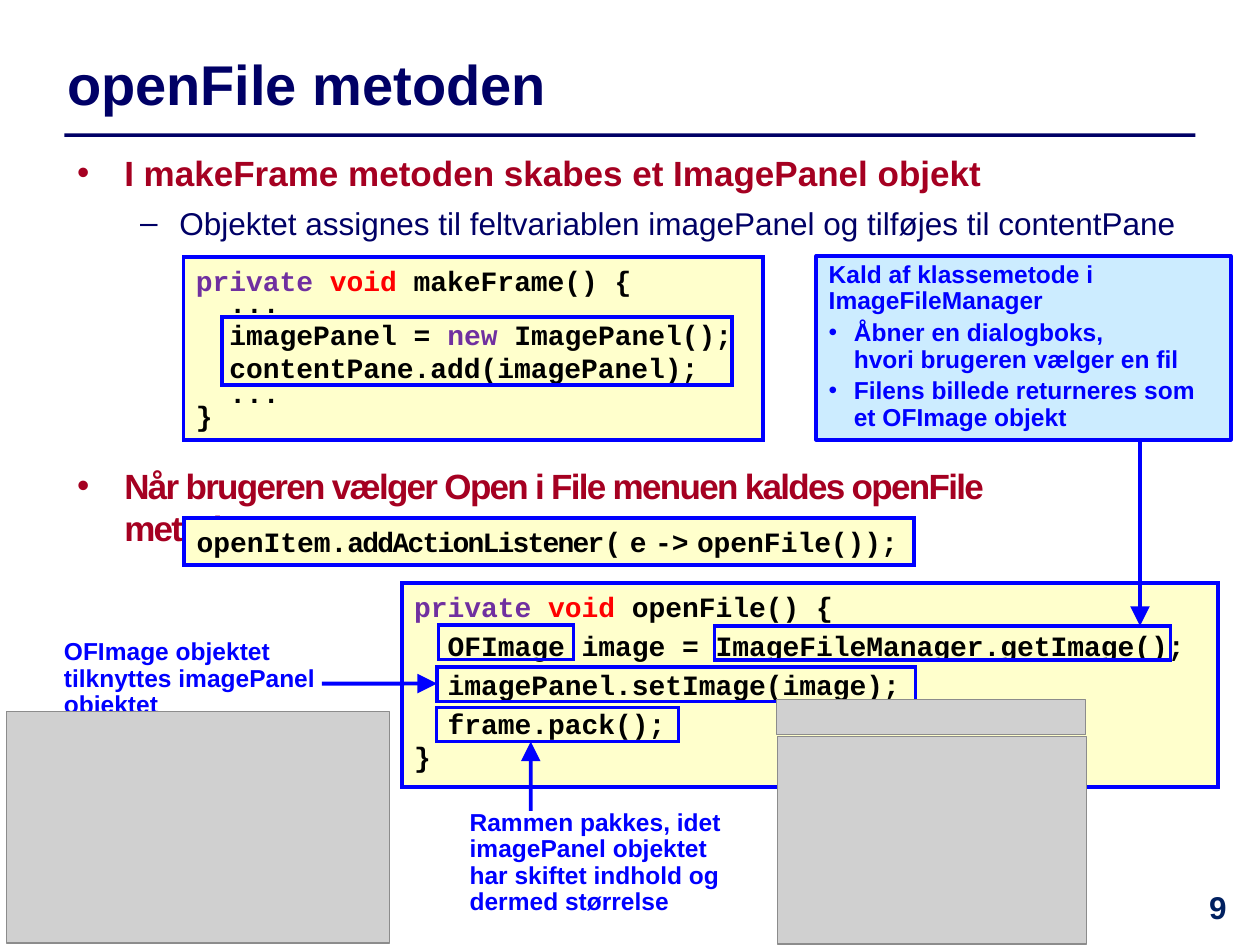
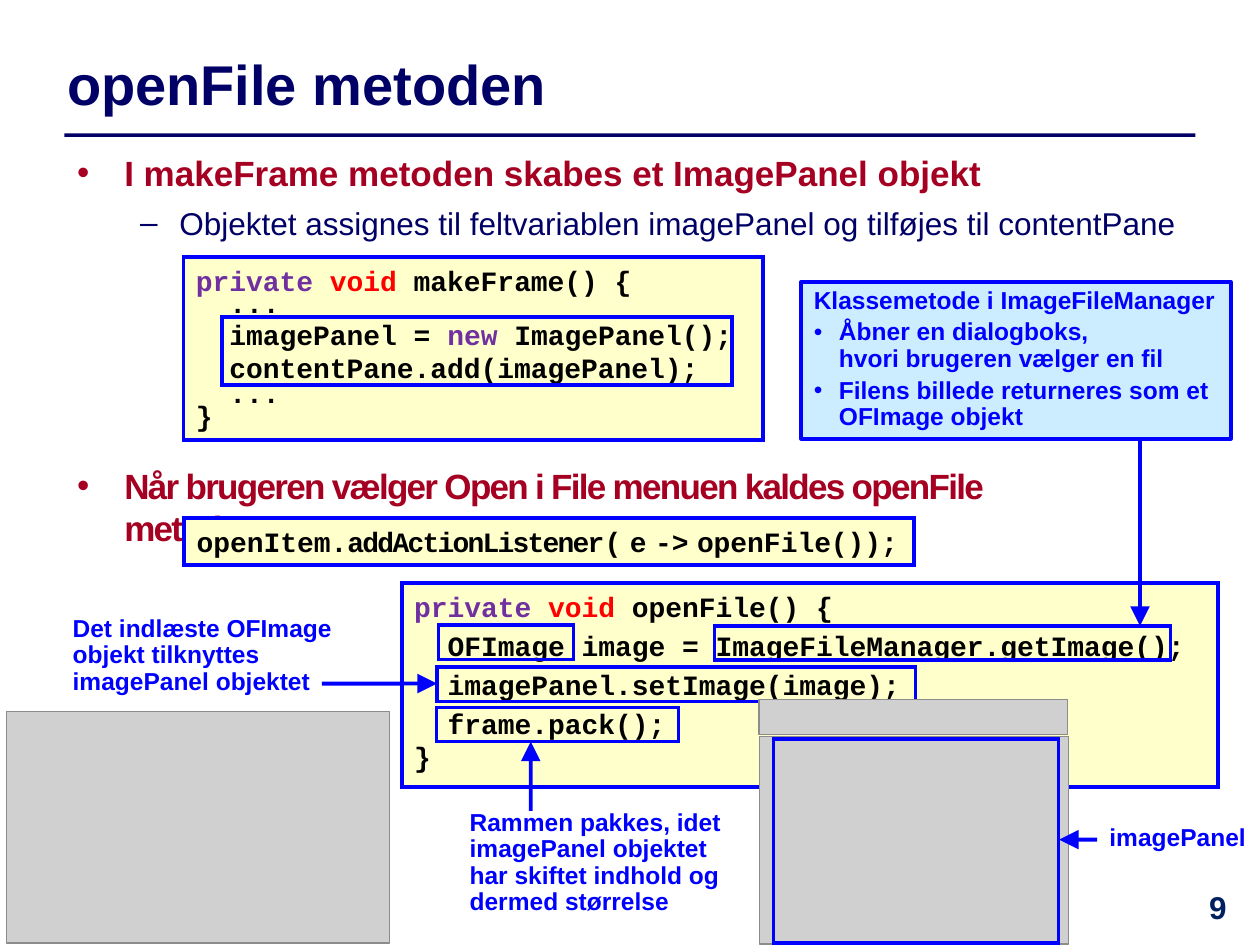
Before and after one commit to IntProgAU/Materiale, a slide deck: slide 9 of web/e21/uge_13/Slides-Uge13.pptx. Drawn at 1260x945 pixels with LibreOffice and Linux fonts; fonts in the diff are those of the drawing; grey boxes stand for pictures. Boxes give left, top, right and bottom in pixels: in the first picture for what was removed or moved away, otherwise in the second. Text is boxed around its words. In the diff, an @@ line names an element or a change of style, - is before the commit and + after.

```diff
--- a/web/e21/uge_13/Slides-Uge13.pptx
+++ b/web/e21/uge_13/Slides-Uge13.pptx
@@ rectangle "Klassemetode i ImageFileManager": place and size @@
-rectangle "Klassemetode i ImageFileManager" at [816, 256, 1231, 440]
+rectangle "Klassemetode i ImageFileManager" at [801, 282, 1231, 440]
@@ text in rectangle at [814, 291, 1215, 314]: text changed @@
-Kald af klassemetode i ImageFileManager
+Klassemetode i ImageFileManager
@@ text at [73, 619, 332, 695]: text changed @@
-OFImage objektet tilknyttes imagePanel objektet
+Det indlæste OFImage objekt tilknyttes imagePanel objektet
@@ picture: place and size @@
-picture at [777, 699, 1086, 735]
+picture at [759, 699, 1067, 735]
@@ picture: place and size @@
-picture at [777, 737, 1086, 945]
+picture at [760, 737, 1068, 945]
@@ rectangle added at [774, 738, 1058, 942], outline #0000FF 2 pt @@
@@ arrow added from (1097, 839) to (1060, 839), #0000FF 2.25 pt @@
@@ text added at [1109, 828, 1245, 851], 14 pt, text #0000FF, bold @@
+imagePanel
```
Also in this commit, not shown: 8 other slides changed, 1 other file.
